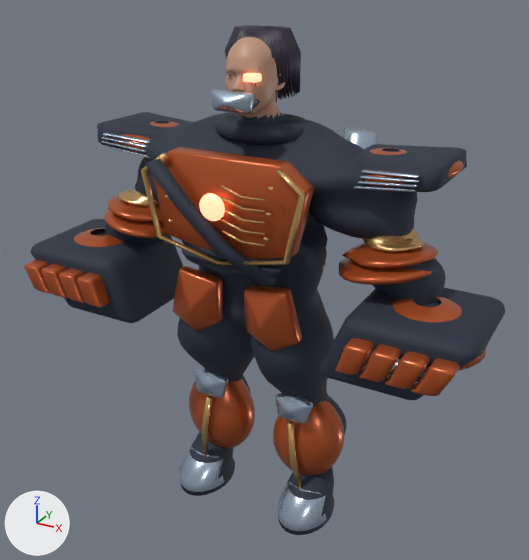
Two versions of the FBX model Assets/Alterverse/Resources/AuthoredHeroes/Rook.fbx, one commit apart.
Both versions are drawn from a 50 mm lens placed at (1.227, -2.219, 2.081), pointed at (0.022, -0.027, 0.985). Every picture has the same lights, and +X, +Y and +Z are marked at lower left. The first picture is the older version. Vertices at exactly the same position are counted once.

The older version as bpy lines, for what is in view:
```python
ob_df_anatomy = bpy.data.objects.new('DF_Anatomy', me_df_anatomy)
ob_df_anatomy.location = (0.0, 0.0, 0.0)
ob_df_gauntletl = bpy.data.objects.new('DF_GauntletL', me_df_gauntletl)
ob_df_gauntletl.location = (0.0, 0.0, 0.0)
ob_df_gauntletr = bpy.data.objects.new('DF_GauntletR', me_df_gauntletr)
ob_df_gauntletr.location = (0.0, 0.0, 0.0)
```
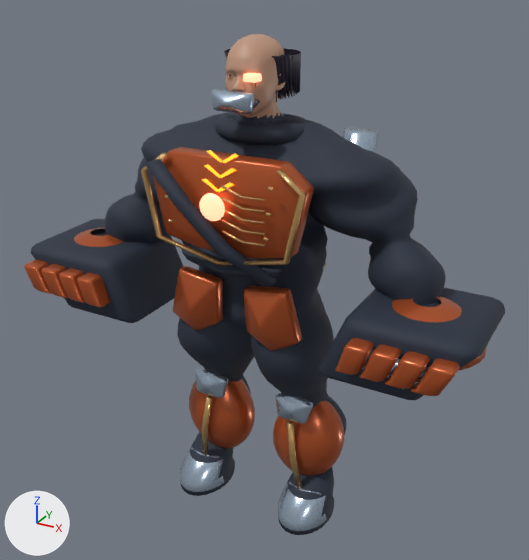
What the commit changed:
Material 'Concept Brakk-Orun 4' (mat_concept_brakk_orun_4) is new.
Its base color is (1.0, 0.45, 0.025) (orange #ffb32c).
Its metallic is 0.12.
Its roughness is 0.42.
Its emission color is (1.0, 0.45, 0.025) (orange #ffb32c).
Its emission strength is 1.1.
Material 'Concept Brakk-Orun 5' (mat_concept_brakk_orun_5) is new.
Its base color is (1.0, 0.018, 0.008) (red #ff2416).
Its metallic is 0.12.
Its roughness is 0.42.
Its emission color is (1.0, 0.018, 0.008) (red #ff2416).
Its emission strength is 1.1.
me_df_anatomy is used by ob_df_anatomy; location (0.0, 0.0, 0.0).
me_df_anatomy had 21086 vertices, 20026 faces and spanned x -0.69..0.69, y -0.36..0.28, z 0.02..1.87.
me_df_anatomy now has 16709 vertices, 15910 faces and spans x -0.69..0.69, y -0.36..0.28, z 0.02..1.86.
me_df_anatomy part 1: a new loose piece of 22 vertices spanning x -0.06..0.06, y -0.27..-0.26, z 1.48..1.52, in mat_concept_brakk_orun_4 (orange #ffb32c, glowing orange #ffb32c).
me_df_anatomy part 2: a new loose piece of 22 vertices spanning x -0.06..0.06, y -0.28, z 1.43..1.47, in mat_concept_brakk_orun_4 (orange #ffb32c, glowing orange #ffb32c).
me_df_anatomy part 3: a new loose piece of 22 vertices spanning x -0.06..0.06, y -0.3, z 1.39..1.43, in mat_concept_brakk_orun_4 (orange #ffb32c, glowing orange #ffb32c).
me_df_anatomy part 4: 21 loose pieces with 3790 vertices, spanning x -0.69..0.69, y -0.22..0.23, z 1.1..1.77, are deleted.
me_df_anatomy part 5: 2 vertices moved within x 0.06, y -0.13, z 1.76; 702 vertices removed from x -0.1..0.1, y -0.15..0.07, z 1.76..1.87.
Other edits to the shape of me_df_anatomy do not show in these pictures.
me_df_anatomy gains material mat_concept_brakk_orun_4 (orange #ffb32c, glowing orange #ffb32c).
me_df_anatomy gains material mat_concept_brakk_orun_5 (red #ff2416, glowing red #ff2416).

What differs and where, as boxes [x1, y1, x2, y2] in the pictures (529 x 560 px):
'DF_Anatomy', reshaped (8% narrower)
    before: [97, 25, 467, 535]
    after: [105, 34, 446, 535]
part 1 of me_df_anatomy, added
    after: [206, 150, 239, 163]
part 2 of me_df_anatomy, added
    after: [204, 164, 237, 178]
part 3 of me_df_anatomy, added
    after: [202, 179, 234, 192]
part 4 of me_df_anatomy, deleted
    before: [97, 112, 467, 285]
part 5 of me_df_anatomy, cut back
    before: [224, 25, 301, 86]
